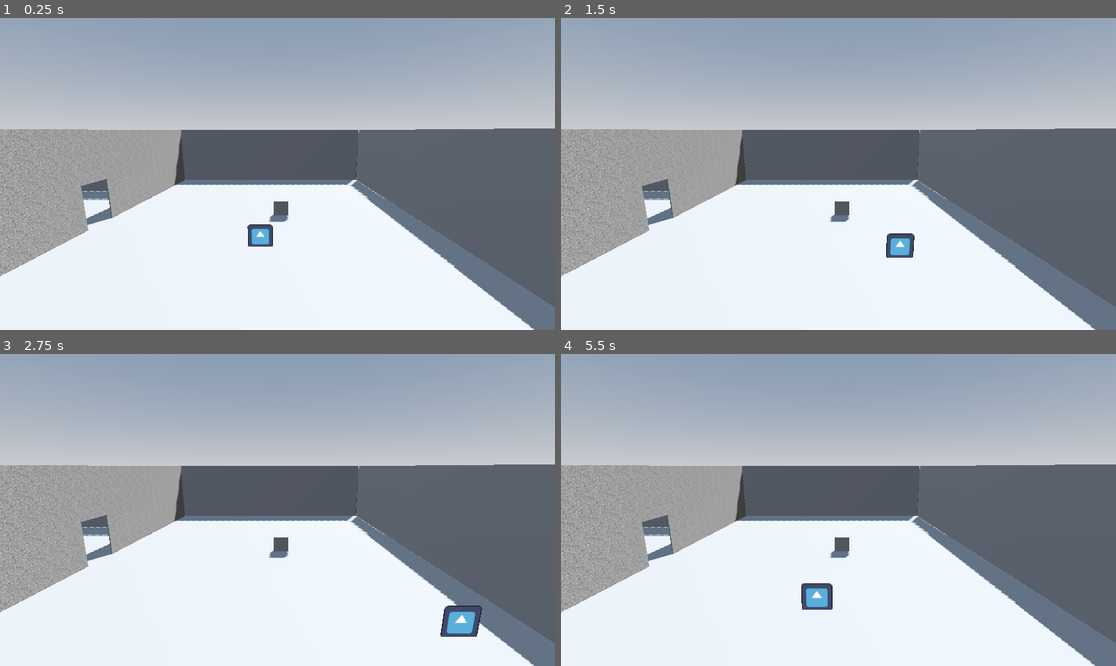
Above: before the commit, frames 1-4 (two rows, left to right).
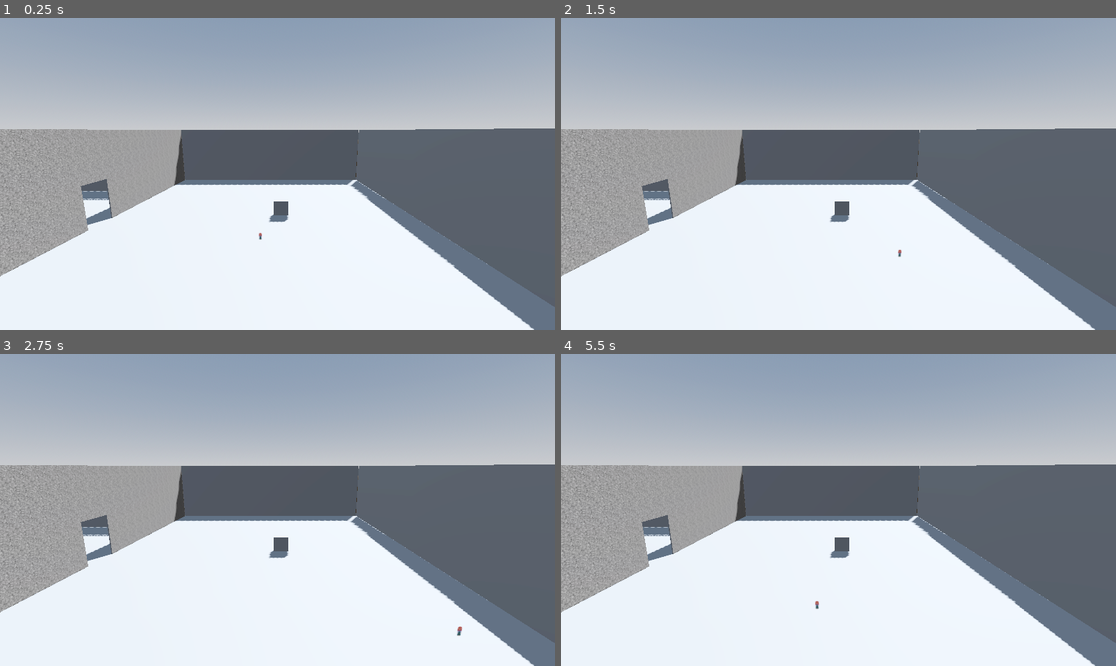
Above: after the commit, the same moments.

Repository: tetenc555/Game-GGJ26
Game: Godot game, scene res://Scenes/Mapa/node_3d.tscn
Same seed, same stepped clock (60 frames per second), same inputs: the game is played once before the commit and once after it. The engine's default icon, where the game draws it, is replaced by a stand-in: a white triangle on a blue panel in a dark square.
Inputs:
- Up to frame 1 (0.25 s): no input
- Up to frame 2 (1.5 s): hold Right (ui_right) 0.53-1.28 s; hold Down (ui_down) from 1.28 s (still down)
- Up to frame 3 (2.75 s): release Down (ui_down) at 2.03 s; hold Right (ui_right) from 2.03 s (still down)
- Up to frame 4 (5.5 s): release Right (ui_right) at 2.78 s; hold Up (ui_up) 2.78-3.53 s; hold Left (ui_left) 3.53-5.03 s; hold Down (ui_down) from 5.03 s (still down)

The runs differ from the first frame. In frame 1, 0.3% of the frame differs, in the area x 44-50%, y 66-74%; in frame 2, 0.4%; in frame 3, 0.6%, in the area x 79-87%, y 80-91%; in frame 4, 0.5%.

Commit message:
persoagen est updia

Diff:
--- a/Scenes/Personagem/Personagem.tscn
+++ b/Scenes/Personagem/Personagem.tscn
@@ -1,7 +1,7 @@
 [gd_scene format=3 uid="uid://db1dqsavnoda7"]
 
-[ext_resource type="Texture2D" uid="uid://4y40e1ouxtbf" path="res://icon.svg" id="1_c25xg"]
 [ext_resource type="Script" uid="uid://mo7u5ye3oolp" path="res://Scenes/Personagem/personagem.gd" id="1_sovmv"]
+[ext_resource type="Texture2D" uid="uid://ftuxa8xn7pgk" path="res://Assets/m.png" id="2_rsnxq"]
 
 [sub_resource type="SpriteFrames" id="SpriteFrames_sovmv"]
 animations = [{
@@ -12,7 +12,7 @@
 }, {
 "frames": [{
 "duration": 1.0,
-"texture": ExtResource("1_c25xg")
+"texture": ExtResource("2_rsnxq")
 }],
 "loop": true,
 "name": &"new_animation",
@@ -20,7 +20,7 @@
 }]
 
 [sub_resource type="BoxShape3D" id="BoxShape3D_ufmvo"]
-size = Vector3(1, 1, 0.11187744)
+size = Vector3(0.16966248, 0.39849854, 0.11187744)
 
 [node name="CharacterBody3D" type="CharacterBody3D" unique_id=1111050496]
 script = ExtResource("1_sovmv")
@@ -29,8 +29,7 @@
 sprite_frames = SubResource("SpriteFrames_sovmv")
 animation = &"new_animation"
 autoplay = "new_animation"
-frame_progress = 0.17742953
 
 [node name="CollisionShape3D" type="CollisionShape3D" parent="." unique_id=1163706803]
-transform = Transform3D(0.99765563, -0.055536047, 0.039988223, 0.056467444, 0.99814975, -0.022551015, -0.03866184, 0.024756175, 0.99894565, 0.009967707, -0.04054988, -0.028345853)
+transform = Transform3D(0.99765563, -0.055536047, 0.039988223, 0.056467444, 0.99814975, -0.022551015, -0.03866184, 0.024756175, 0.99894565, -0.0009780349, -0.014676469, -0.027323604)
 shape = SubResource("BoxShape3D_ufmvo")
Binary file added: Assets/m.png
Not shown, added: Assets/m.png.import
